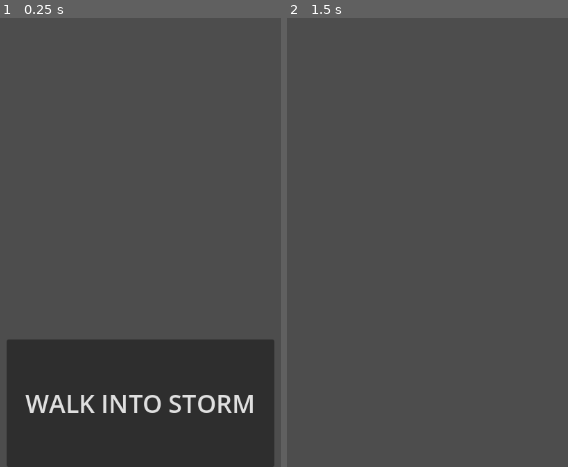
Above: before the commit, frames 1-2 (left to right).
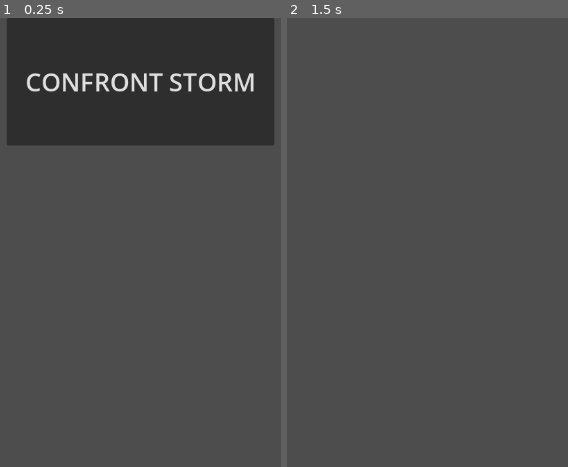
Above: after the commit, the same moments.

Repository: R0fael/Rain-Of-Cats
Game: Godot game, scene res://main.tscn
The game is run twice, just before and just after one commit, with the same random seed, the same clock (stepped at 60 frames per second) and the same inputs.
Inputs (mouse positions are in pixels of both pictures, inside the frame that each line leads up to):
- Up to frame 1 (0.25 s): no input
- Up to frame 2 (1.5 s): click "WALK INTO STORM" (after the commit: "CONFRONT STORM") at 0.5 s; tap Enter at 1.25 s; move the mouse to (427, 242) at 1.27 s; click (427, 242) at 1.42 s

The runs differ from the first frame. In frame 1, 53% of the frame differs, in the area x 2-98%, y 0-100%; in frame 2, nothing differs.

Commit message:
goat added

Diff:
--- a/main.tscn
+++ b/main.tscn
@@ -1,7 +1,8 @@
-[gd_scene load_steps=5 format=3 uid="uid://dyhijkou31c5g"]
+[gd_scene load_steps=6 format=3 uid="uid://dyhijkou31c5g"]
 
 [ext_resource type="Script" uid="uid://diy4k3t3cci8h" path="res://main_script.gd" id="1_ig7tw"]
-[ext_resource type="PackedScene" uid="uid://bu0jaf1v0k3dp" path="res://control_cat_1.tscn" id="2_h2yge"]
+[ext_resource type="Texture2D" uid="uid://chqspxmbetsym" path="res://goat.png" id="2_1bvp3"]
+[ext_resource type="Texture2D" uid="uid://plb16317f2q4" path="res://cat.png" id="2_h2yge"]
 [ext_resource type="Texture2D" uid="uid://d0owh2fkvop7e" path="res://dog.png" id="3_h2yge"]
 
 [sub_resource type="StyleBoxEmpty" id="StyleBoxEmpty_v3qvk"]
@@ -15,22 +16,6 @@
 grow_vertical = 2
 script = ExtResource("1_ig7tw")
 
-[node name="Button_Storm" type="Button" parent="."]
-unique_name_in_owner = true
-layout_mode = 1
-anchors_preset = 7
-anchor_left = 0.5
-anchor_top = 1.0
-anchor_right = 0.5
-anchor_bottom = 1.0
-offset_left = -193.0
-offset_top = -184.0
-offset_right = 193.0
-grow_horizontal = 2
-grow_vertical = 0
-theme_override_font_sizes/font_size = 36
-text = "WALK INTO STORM"
-
 [node name="Control_Cats" type="Control" parent="."]
 unique_name_in_owner = true
 layout_mode = 1
@@ -42,7 +27,27 @@
 grow_horizontal = 2
 grow_vertical = 2
 
-[node name="Control_Cat_0" parent="Control_Cats" instance=ExtResource("2_h2yge")]
+[node name="Control_Cat_0" type="Control" parent="Control_Cats"]
+layout_mode = 3
+anchors_preset = 0
+offset_right = 40.0
+offset_bottom = 40.0
+
+[node name="Button_Cat_0" type="Button" parent="Control_Cats/Control_Cat_0"]
+modulate = Color(4.62055e-06, 0.717463, 0.867175, 1)
+layout_mode = 1
+anchors_preset = 5
+anchor_left = 0.5
+anchor_right = 0.5
+offset_left = -100.0
+offset_top = -152.0
+offset_right = 56.0
+offset_bottom = -1.0
+grow_horizontal = 2
+theme_override_styles/normal = SubResource("StyleBoxEmpty_v3qvk")
+icon = ExtResource("2_1bvp3")
+vertical_icon_alignment = 2
+expand_icon = true
 
 [node name="Control_Cat_1" type="Control" parent="Control_Cats"]
 layout_mode = 3
@@ -51,6 +56,51 @@
 offset_bottom = 40.0
 
 [node name="Button_Cat_1" type="Button" parent="Control_Cats/Control_Cat_1"]
+modulate = Color(4.62055e-06, 0.717463, 0.867175, 1)
+layout_mode = 1
+anchors_preset = 5
+anchor_left = 0.5
+anchor_right = 0.5
+offset_left = -100.0
+offset_top = -152.0
+offset_right = 56.0
+offset_bottom = -1.0
+grow_horizontal = 2
+theme_override_styles/normal = SubResource("StyleBoxEmpty_v3qvk")
+icon = ExtResource("2_1bvp3")
+vertical_icon_alignment = 2
+expand_icon = true
+
+[node name="Control_Cat_2" type="Control" parent="Control_Cats"]
+layout_mode = 3
+anchors_preset = 0
+offset_right = 40.0
+offset_bottom = 40.0
+
+[node name="Button_Cat_2" type="Button" parent="Control_Cats/Control_Cat_2"]
+modulate = Color(5, 5, 5, 1)
+layout_mode = 1
+anchors_preset = 5
+anchor_left = 0.5
+anchor_right = 0.5
+offset_left = -100.0
+offset_top = -152.0
+offset_right = 56.0
+offset_bottom = -1.0
+grow_horizontal = 2
+theme_override_styles/normal = SubResource("StyleBoxEmpty_v3qvk")
+text = "bzzz"
+icon = ExtResource("2_h2yge")
+vertical_icon_alignment = 2
+expand_icon = true
+
+[node name="Control_Cat_3" type="Control" parent="Control_Cats"]
+layout_mode = 3
+anchors_preset = 0
+offset_right = 40.0
+offset_bottom = 40.0
+
+[node name="Button_Cat_3" type="Button" parent="Control_Cats/Control_Cat_3"]
 modulate = Color(0.968627, 0.494118, 0.243137, 1)
 layout_mode = 1
 anchors_preset = 5
@@ -66,15 +116,36 @@
 vertical_icon_alignment = 2
 expand_icon = true
 
-[node name="Control_Cat_2" parent="Control_Cats" instance=ExtResource("2_h2yge")]
-
-[node name="Control_Cat_3" type="Control" parent="Control_Cats"]
+[node name="Control_Cat_4" type="Control" parent="Control_Cats"]
 layout_mode = 3
 anchors_preset = 0
 offset_right = 40.0
 offset_bottom = 40.0
 
-[node name="Button_Cat_1" type="Button" parent="Control_Cats/Control_Cat_3"]
+[node name="Button_Cat_4" type="Button" parent="Control_Cats/Control_Cat_4"]
+modulate = Color(5, 5, 5, 1)
+layout_mode = 1
+anchors_preset = 5
+anchor_left = 0.5
+anchor_right = 0.5
+offset_left = -100.0
+offset_top = -152.0
+offset_right = 56.0
+offset_bottom = -1.0
+grow_horizontal = 2
+theme_override_styles/normal = SubResource("StyleBoxEmpty_v3qvk")
+text = "bzzz"
+icon = ExtResource("2_h2yge")
+vertical_icon_alignment = 2
+expand_icon = true
+
+[node name="Control_Cat_5" type="Control" parent="Control_Cats"]
+layout_mode = 3
+anchors_preset = 0
+offset_right = 40.0
+offset_bottom = 40.0
+
+[node name="Button_Cat_5" type="Button" parent="Control_Cats/Control_Cat_5"]
 modulate = Color(0.968627, 0.494118, 0.243137, 1)
 layout_mode = 1
 anchors_preset = 5
@@ -90,29 +161,22 @@
 vertical_icon_alignment = 2
 expand_icon = true
 
-[node name="Control_Cat_4" parent="Control_Cats" instance=ExtResource("2_h2yge")]
-
-[node name="Control_Cat_5" type="Control" parent="Control_Cats"]
-layout_mode = 3
-anchors_preset = 0
-offset_right = 40.0
-offset_bottom = 40.0
-
-[node name="Button_Cat_1" type="Button" parent="Control_Cats/Control_Cat_5"]
-modulate = Color(0.968627, 0.494118, 0.243137, 1)
+[node name="Button_Storm" type="Button" parent="."]
+unique_name_in_owner = true
 layout_mode = 1
-anchors_preset = 5
+anchors_preset = 7
 anchor_left = 0.5
+anchor_top = 1.0
 anchor_right = 0.5
-offset_left = -100.0
-offset_top = -152.0
-offset_right = 56.0
-offset_bottom = -1.0
+anchor_bottom = 1.0
+offset_left = -193.0
+offset_top = -648.0
+offset_right = 193.0
+offset_bottom = -464.0
 grow_horizontal = 2
-theme_override_styles/normal = SubResource("StyleBoxEmpty_v3qvk")
-icon = ExtResource("3_h2yge")
-vertical_icon_alignment = 2
-expand_icon = true
+grow_vertical = 0
+theme_override_font_sizes/font_size = 36
+text = "CONFRONT STORM"
 
 [node name="Control" type="Control" parent="."]
 anchors_preset = 0
@@ -121,4 +185,10 @@
 offset_right = 520.0
 offset_bottom = 392.0
 
+[connection signal="button_down" from="Control_Cats/Control_Cat_0/Button_Cat_0" to="." method="_on_cat_0_button_down"]
+[connection signal="button_down" from="Control_Cats/Control_Cat_1/Button_Cat_1" to="." method="_on_cat_1_button_down"]
+[connection signal="button_down" from="Control_Cats/Control_Cat_2/Button_Cat_2" to="." method="_on_cat_2_button_down"]
+[connection signal="button_down" from="Control_Cats/Control_Cat_3/Button_Cat_3" to="." method="_on_cat_3_button_down"]
+[connection signal="button_down" from="Control_Cats/Control_Cat_4/Button_Cat_4" to="." method="_on_cat_4_button_down"]
+[connection signal="button_down" from="Control_Cats/Control_Cat_5/Button_Cat_5" to="." method="_on_cat_5_button_down"]
 [connection signal="button_down" from="Button_Storm" to="." method="_on_button_storm_button_down"]
--- a/main_script.gd
+++ b/main_script.gd
@@ -5,7 +5,9 @@
 
 var cats_falling: bool = 0
 
-var cat_fall_amounts: Array = [
+var cats_floating_array: Array[int] = []
+
+var cat_fall_amounts: Array[float] = [
 	0.,
 	0.,
 	0.,
@@ -15,9 +17,9 @@
 ]
 var difficulty_scalar: float = 1.
 var fall_amount: float = 0.0
-var float_amount: float = 1.
+var float_amount: float = 6.
 
-var storm_button_pos_initial: float = 464.
+var storm_button_pos_initial: float = 0.
 var storm_button_pos_away: float = 700.
 
 func _init() -> void:
@@ -25,25 +27,30 @@
 
 func _input(input) -> void:
 	if cats_falling:
-		adjust_cats_pos()
+		adjust_cats_fall_pos()
 		watch_cats_pos()
 
-func adjust_cats_pos():
+func adjust_cats_fall_pos():
 	if cat_num > -1:
 		for i: int in cat_num + 1:
 			#print(i)
 			cat_fall_amounts[cat_num] += fall_amount
 			var cat : Control = %Control_Cats.find_child("Control_Cat_" + str(i))
 			#print(cat)
-			cat.position.y += fall_amount
+			if cats_floating_array.has(i):
+				cat.position.y -= float_amount
+			if not cats_floating_array.has(i):
+				cat.position.y += fall_amount
+
 
 func watch_cats_pos():
-	if cat_fall_amounts[-1] >= 3700:
+	if cat_fall_amounts[-1] >= 3900:
 		cats_falling = 0
 		show_button()
 
 		cat_fall_amounts.fill(0.)
 		cat_num = -1
+		cats_floating_array = []
 
 func show_button() -> void:
 	%Button_Storm.position.y = storm_button_pos_initial
@@ -61,7 +68,7 @@
 		show_a_cat()
 
 func show_a_cat() -> void:
-	print("showing a cat")
+	#print("showing a cat")
 	if not cat_num >= cat_max:
 
 		var rand_y: float = randf() * 300 + 300
@@ -75,3 +82,22 @@
 			var cat : Control = %Control_Cats.find_child("Control_Cat_" + str(cat_num))
 			cat.position.y = rand_y
 			cat.position.x = rand_x
+
+
+func _on_cat_0_button_down() -> void:
+	cats_floating_array.push_back(0)
+
+func _on_cat_1_button_down() -> void:
+	cats_floating_array.push_back(1)
+
+func _on_cat_2_button_down() -> void:
+	cats_floating_array.push_back(2)
+
+func _on_cat_3_button_down() -> void:
+	cats_floating_array.push_back(3)
+
+func _on_cat_4_button_down() -> void:
+	cats_floating_array.push_back(4)
+
+func _on_cat_5_button_down() -> void:
+	cats_floating_array.push_back(5)
Binary file added: goat.png
Not shown, added: goat.png.import
